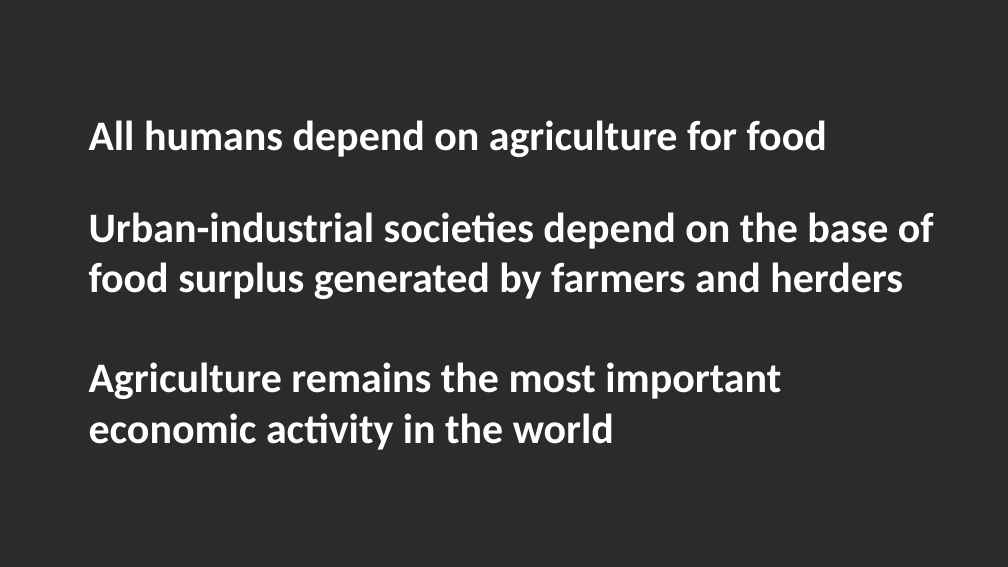
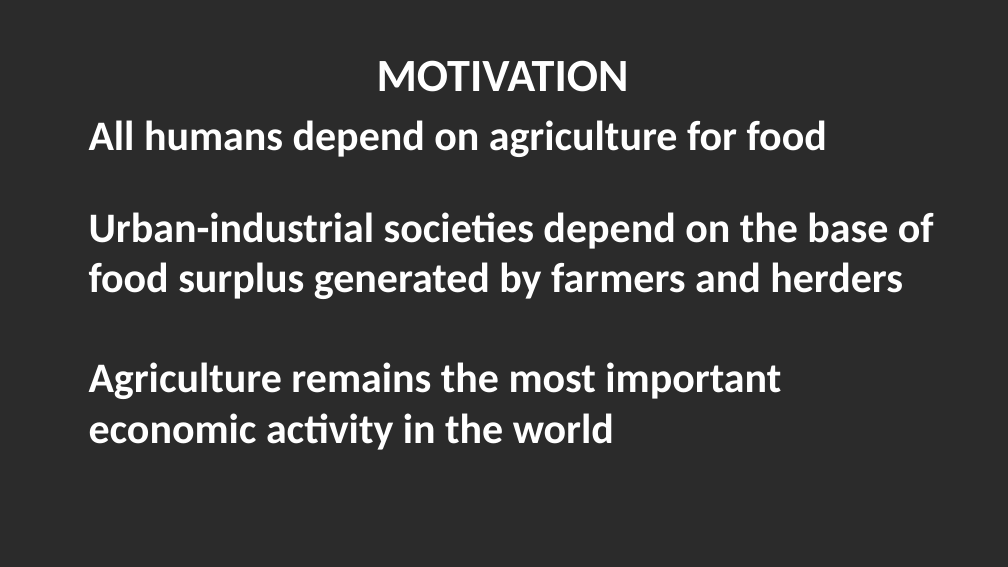
Before and after one commit to chanthony/IndiaAgriculture, a slide deck: slide 2 of OptimisingCerealProduction.pptx. Drawn at 1008x567 pixels with LibreOffice and Linux fonts; fonts in the diff are those of the drawing; background and template pictures are left out; a plain dark background stands for a picture behind light text. Boxes give left, top, right and bottom in pixels: in the first picture for what was removed or moved away, otherwise in the second. Text is boxed around its words. In the diff, an @@ line names an element or a change of style, - is before the commit and + after.

```diff
--- a/OptimisingCerealProduction.pptx
+++ b/OptimisingCerealProduction.pptx
@@ text added at <box>377,60,629,92</box>, 44 pt, text #FFFFFF, bold @@
+MOTIVATION
```
Also in this commit, not shown: 1 other slide changed.
